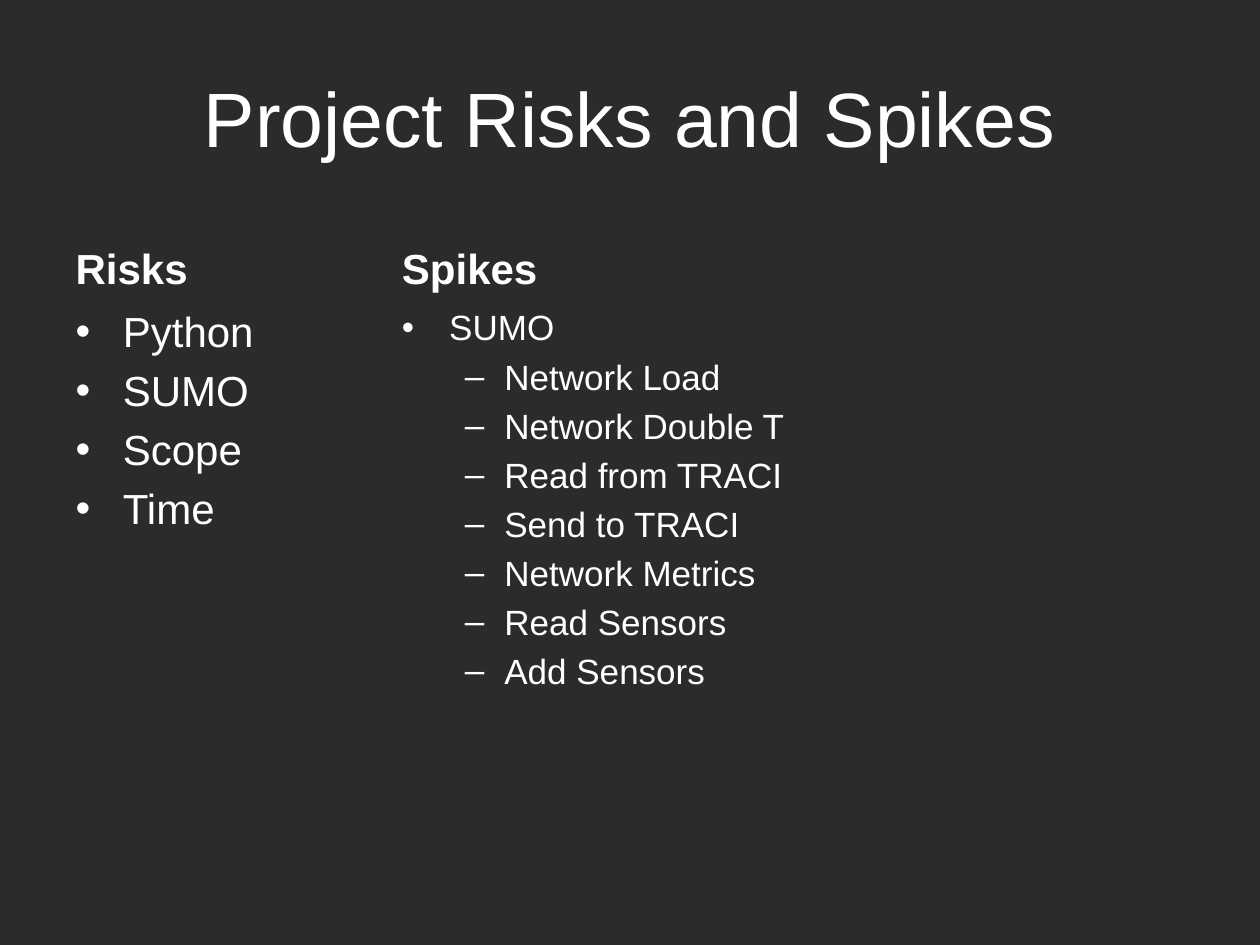
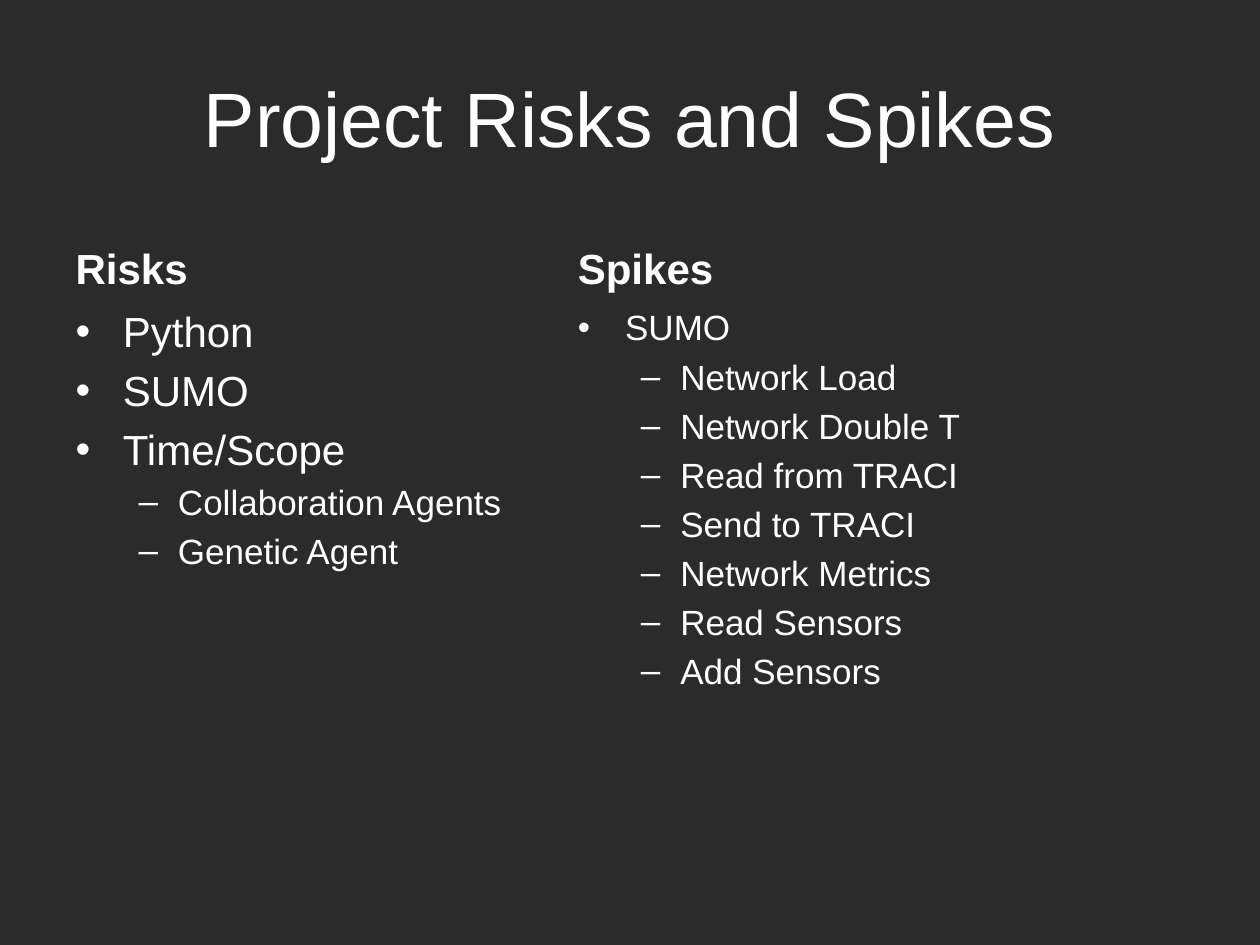
Before and after one commit to k0emt/macts, a slide deck: slide 10 of portfolio/PresentationElaboration.pptx. Drawn at 1260x945 pixels with LibreOffice and Linux fonts; fonts in the diff are those of the drawing; background and template pictures are left out; a plain dark background stands for a picture behind light text. Boxes give left, top, right and bottom in pixels: in the first picture for what was removed or moved away, otherwise in the second. Text is boxed around its words. In the diff, an @@ line names an element or a change of style, - is before the commit and + after.

```diff
--- a/portfolio/PresentationElaboration.pptx
+++ b/portfolio/PresentationElaboration.pptx
@@ text "Spikes": place and size @@
-text "Spikes" at bbox=[402, 253, 537, 293]
+text "Spikes" at bbox=[578, 253, 713, 293]
@@ text "SUMO": place and size @@
-text "SUMO" at bbox=[449, 315, 784, 685]
+text "SUMO" at bbox=[625, 315, 960, 685]
@@ text at bbox=[123, 434, 501, 571]: text changed; size 24 to 20 pt @@
-• Scope
-• Time
+• Time/Scope
+  – Collaboration Agents
+  – Genetic Agent
```
Also in this commit, not shown: 7 other slides changed, 1 slide added, 1 slide removed, 5 other files.
